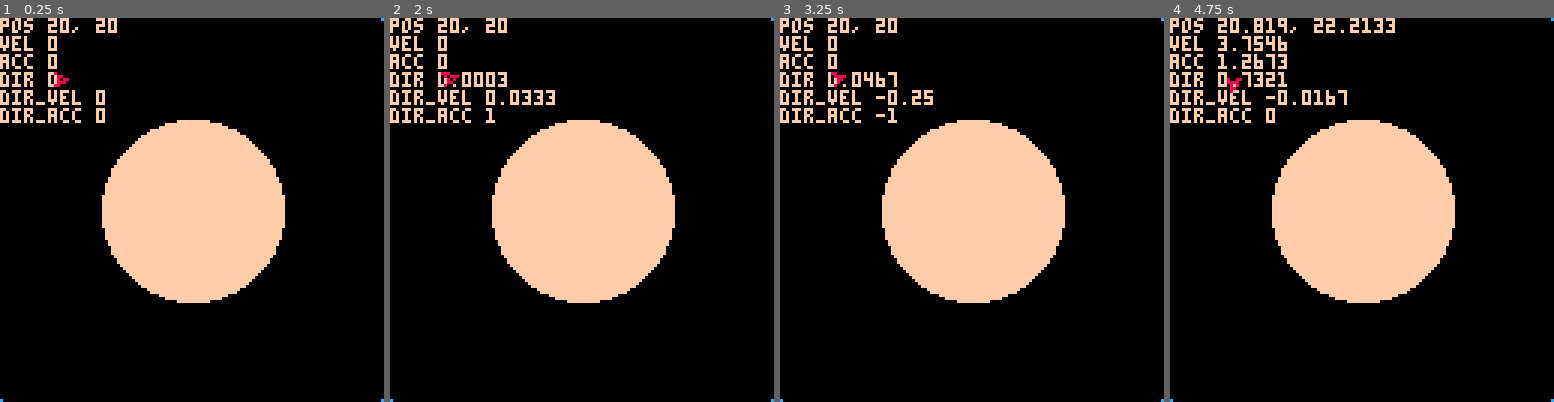
Above: before the commit, frames 1-4 (left to right).
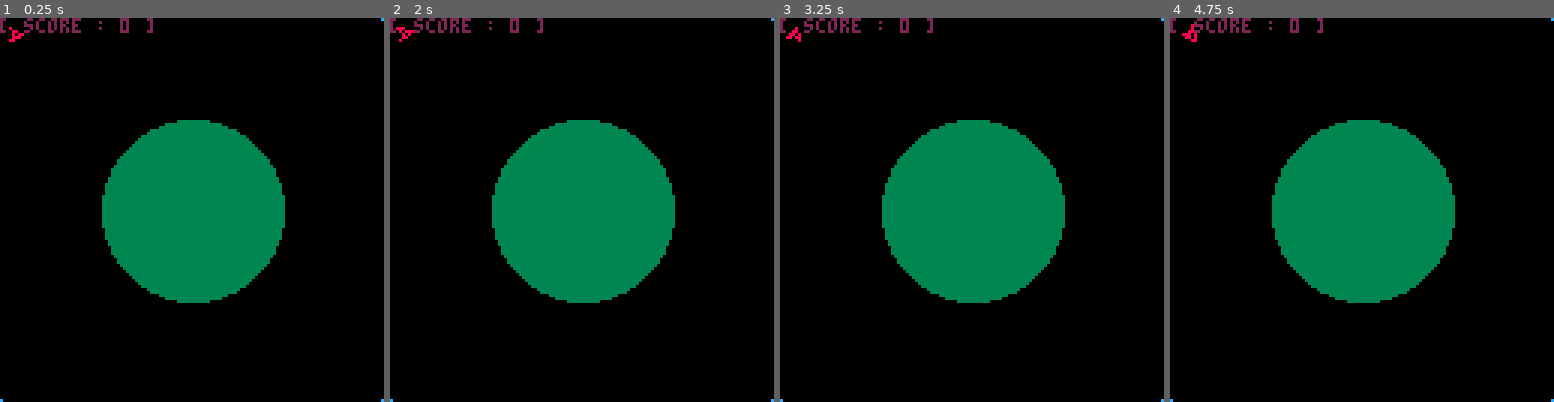
Above: after the commit, the same moments.

Repository: TarkanAl-Kazily/game-jams
Game: PICO-8 cartridge gmtk/main.p8
Two runs of this game, one before a commit and one after it. Both use one fixed random seed, a clock stepped at 60 frames per second and the inputs below.
Inputs:
- Up to frame 1 (0.25 s): no input
- Up to frame 2 (2 s): tap O (Z key) at 0.33, 0.7, 1.43 s; hold Left from 1.97 s (still down)
- Up to frame 3 (3.25 s): tap O (Z key) at 2.22, 3.1 s; release Left at 2.37 s; hold Right from 2.87 s (still down)
- Up to frame 4 (4.75 s): release Right at 3.53 s; hold Up 3.58-4.08 s; tap O (Z key) at 3.98 s; hold Right 4.13-4.53 s

The runs differ from the first frame. In frame 1, 20% of the frame differs, in the area x 0-75%, y 0-75%; in frame 2, 21%; in frame 3, 21%; in frame 4, 22%.

Commit message:
Version 0.3 You can now gain points.
Added a very basic method to manage zones, tied to entities

Diff:
--- a/gmtk/main.p8
+++ b/gmtk/main.p8
@@ -1,28 +1,41 @@
 pico-8 cartridge // http://www.pico-8.com
 version 29
 __lua__
--- Space Clicker v0_2
+-- Space Clicker v0_3
 -- Tarkan Al-Kazily
 
 _delta_t = 1.0 / 60.0
 time = 0.0
+score = 0
 entities = {}
 
-function create_entity()
+function create_entity(x, y)
   local result = {}
-  result.pos = {x=20, y=20}
-  result.vel = {cur=0.0, max=15.0, friction=2.0}
-  result.acc = {cur=0.0, max=4.0, timer=0, friction=4.0}
+  result.pos = {x=x, y=y}
+  result.vel = {cur=0.0, max=20.0, friction=1.0}
+  result.acc = {cur=0.0, max=4.0, timer=0, friction=6.0}
   result.dir = {cur=0.0} -- starts facing positive x
   result.dir_vel = {cur=0.0, max=0.25, friction=2.0}
   result.dir_acc = {cur=0.0, max=1.0, timer=0, friction=2.0}
   result.friction = 1.0
+  result.zone = nil
   return result
 end
 
+function create_zone(x, y, r, p)
+  local result = create_entity(x, y)
+  result.zone = {}
+  result.zone.radius = r
+  result.zone.color = 3
+  result.zone.points = {val=p, timer=0, reset=1}
+  return result
+end
+
 function _init()
-  player = create_entity()
+  player = create_entity(5, 5)
   add(entities, player)
+  earth = create_zone(64, 64, 30, 1)
+  add(entities, earth)
 end
 
 function _update60()
@@ -39,37 +52,50 @@
   pset(0, 127, 12)
 
   -- the cookie
-  circfill(64, 64, 30, 15)
-
+  foreach(entities, draw_zone)
+
+  print("[ score : "..score.." ]", 2)
   -- debug
-  print("pos ".. player.pos.x ..", "..player.pos.y)
-  print("vel ".. player.vel.cur)
-  print("acc ".. player.acc.cur)
-  print("dir ".. player.dir.cur)
-  print("dir_vel ".. player.dir_vel.cur)
-  print("dir_acc ".. player.dir_acc.cur)
+  if _debug then
+    print("pos ".. player.pos.x ..", "..player.pos.y)
+    print("vel ".. player.vel.cur)
+    print("acc ".. player.acc.cur)
+    print("dir ".. player.dir.cur)
+    print("dir_vel ".. player.dir_vel.cur)
+    print("dir_acc ".. player.dir_acc.cur)
+  end
 
   -- draw player
   --pset(player.pos.x, player.pos.y, 8)
   draw_player()
 end
 
+function draw_zone(e)
+  if e.zone != nil then
+    circfill(e.pos.x, e.pos.y, e.zone.radius, e.zone.color)
+  end
+end
+
 -- update player
 -- enables forward, left, and right
 function update_player()
-  if btnp(0) then
+  if btn(0) then
     player.dir_acc.cur = player.dir_acc.max
     player.dir_acc.timer = 30
   end
 
-  if btnp(1) then
+  if btn(1) then
     player.dir_acc.cur = -player.dir_acc.max
     player.dir_acc.timer = 30
   end
 
-  if btnp(2) then
+  if btn(2) then
     player.acc.cur = player.acc.max
     player.acc.timer = 30
+  end
+
+  if btn(4) then
+    foreach(entities, player_interact)
   end
 end
 
@@ -108,6 +134,16 @@
   e.acc.timer = max(0, e.acc.timer - 1)
   if e.acc.timer == 0 then
     e.acc.cur = mid(0.0, e.acc.cur - _delta_t * e.acc.friction, e.acc.max)
+  end
+
+  if e.zone != nil then
+    update_zone(e.zone)
+  end
+end
+
+function update_zone(zone)
+  if not btn(4) then
+    zone.points.timer = max(0, zone.points.timer - 1)
   end
 end
 
@@ -137,6 +173,27 @@
   return result
 end
 
+-- Player interacts with the given zone
+function player_interact(e)
+  if e.zone == nil then
+    return
+  end
+
+  if distance_squared(player.pos, e.pos) > e.zone.radius * e.zone.radius then
+    return
+  end
+
+  if e.zone.points.timer == 0 then
+    e.zone.points.timer = e.zone.points.reset
+    score += e.zone.points.val
+  end
+end
+
+function distance_squared(p1, p2)
+  local dx, dy = p1.x - p2.x, p1.y - p2.y
+  return dx * dx + dy * dy
+end
+
 __gfx__
 00000000000000000000000000000000000000000000000000000000000000000000000000000000000000000000000000000000000000000000000000000000
 00000000000000000000000000000000000000000000000000000000000000000000000000000000000000000000000000000000000000000000000000000000
